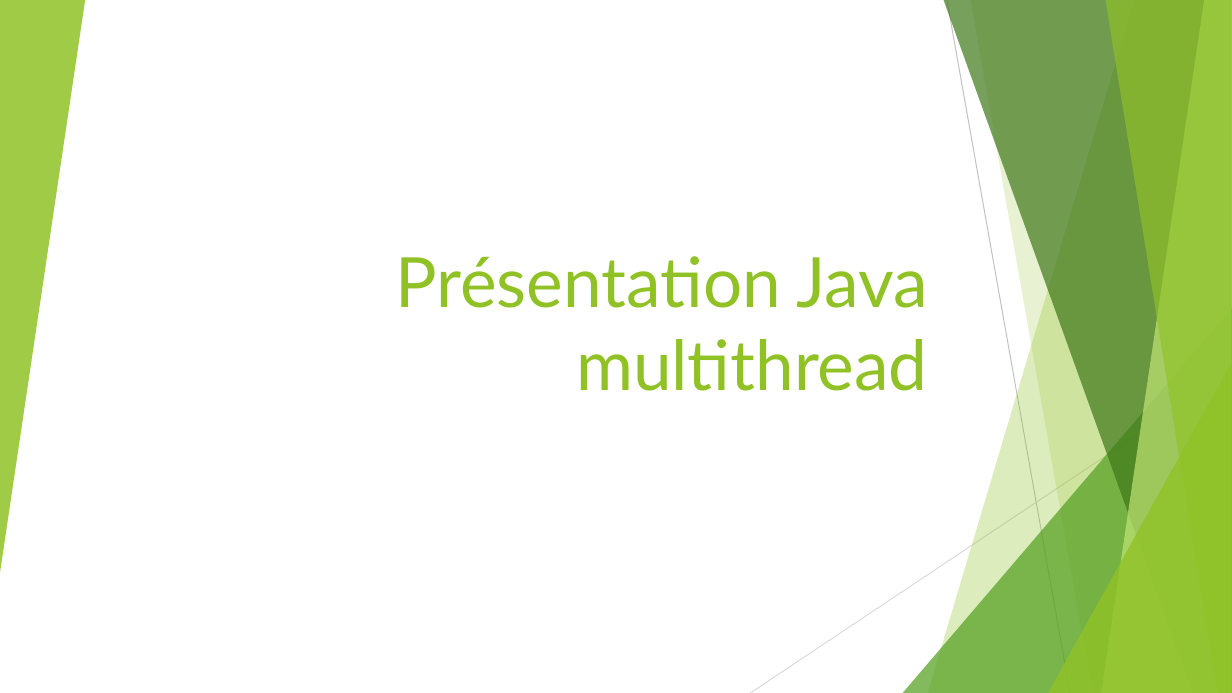
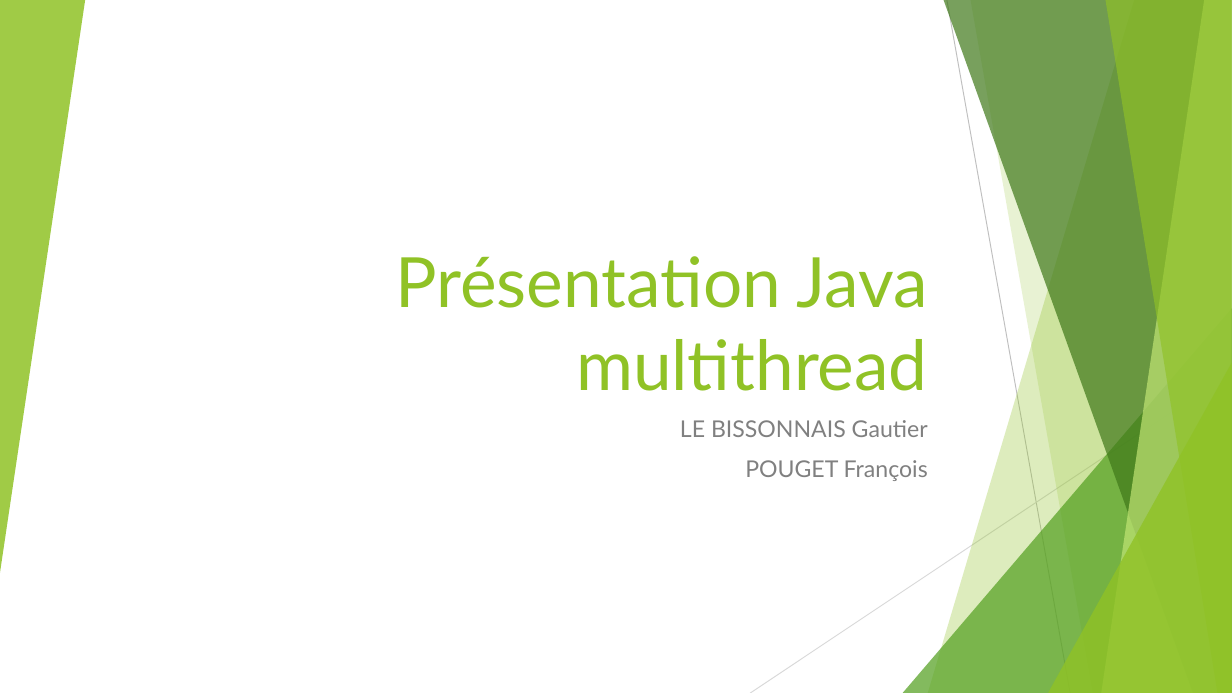
Before and after one commit to GautierLB/i4progparallele, a slide deck: slide 1 of Présentation Java multithread.pptx. Drawn at 1232x693 pixels with LibreOffice and Linux fonts; fonts in the diff are those of the drawing. Boxes give left, top, right and bottom in pixels: in the first picture for what was removed or moved away, otherwise in the second. Text is boxed around its words. In the diff, an @@ line names an element or a change of style, - is before the commit and + after.

```diff
--- a/Présentation Java multithread.pptx
+++ b/Présentation Java multithread.pptx
@@ subtitle added at (680,420,928,481), 18 pt, text #808080 @@
+LE BISSONNAIS Gautier
+POUGET François
```
Also in this commit, not shown: 11 other slides changed.
